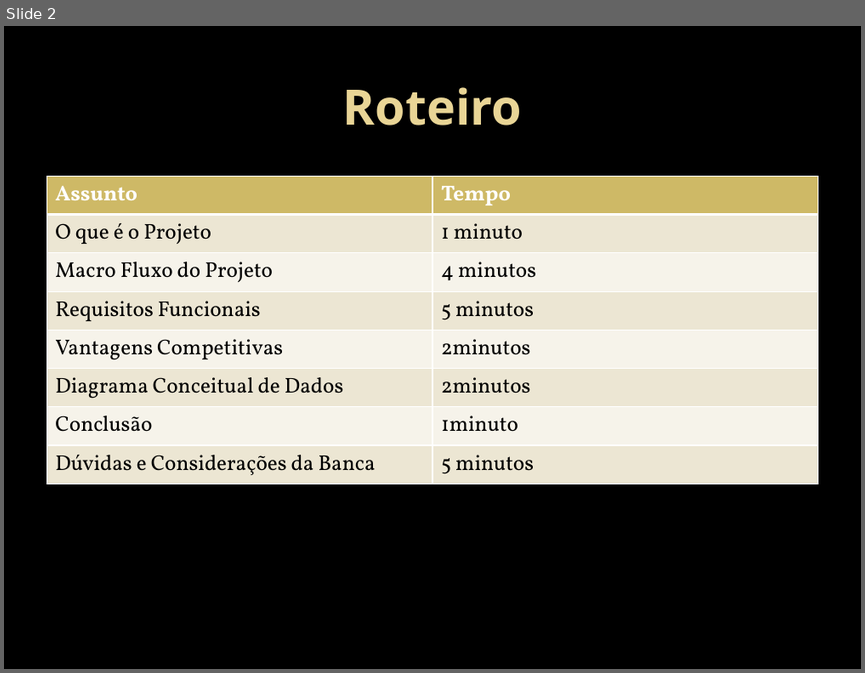
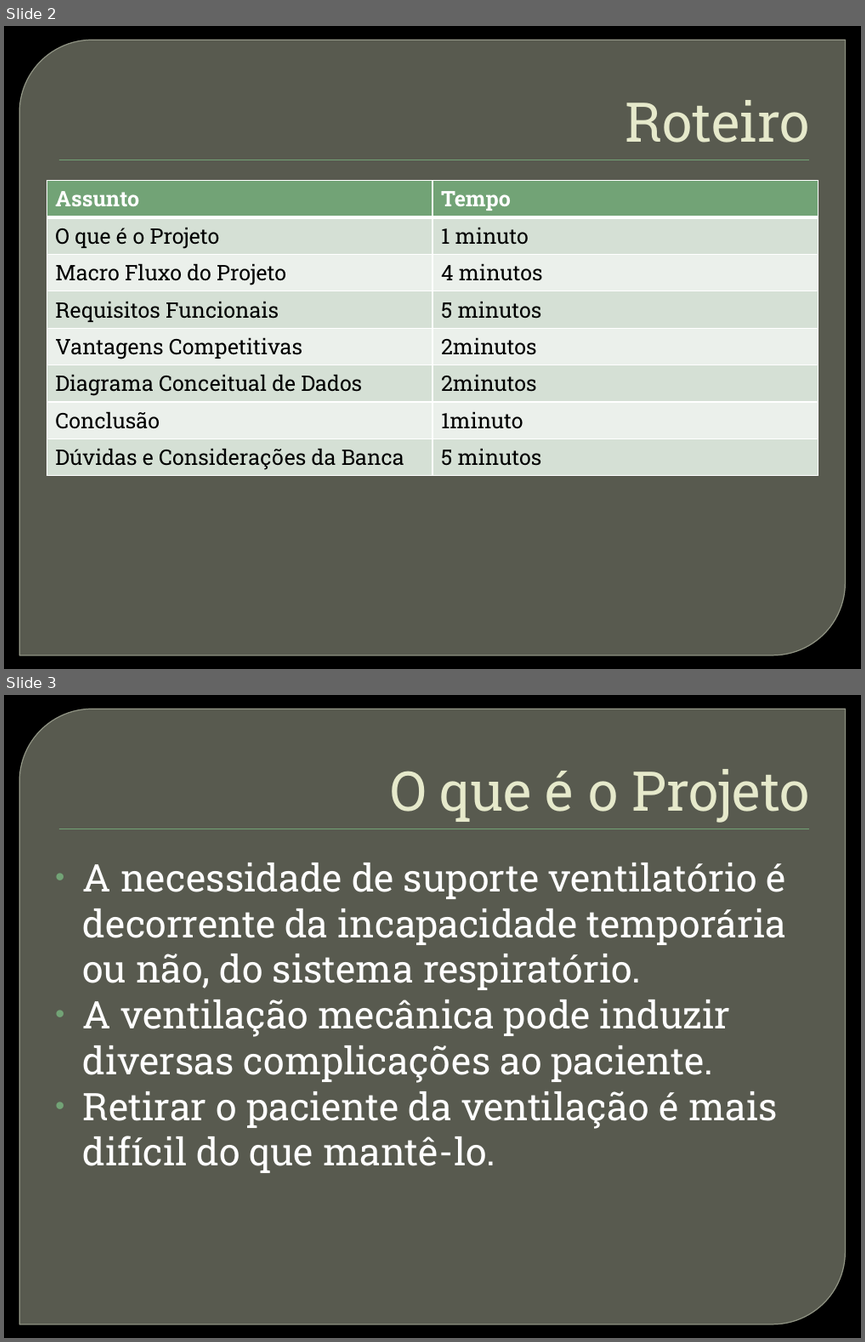
Before and after one commit to HamiltonSantos/FisioDiag, a slide deck: Proposta/ApresentacaoProposta.pptx. Shown one above the other, each under a label of ours: slide 2 before the commit, slides 2 and 3 after it. The pictures are 865x673 and 865x1342 pixels, drawn with LibreOffice and Linux fonts; fonts in the diff are those of the drawing; background and template pictures are left out. Boxes give left, top, right and bottom in pixels: in the first picture for what was removed or moved away, otherwise in the second. Text is boxed around its words. In the diff, an @@ line names an element or a change of style, - is before the commit and + after.

```diff
--- a/Proposta/ApresentacaoProposta.pptx
+++ b/Proposta/ApresentacaoProposta.pptx
@@ slide 3 added at <box>4,695,861,1338</box>, background picture (left out); not listed: 2 template elements that a slide beside it also shows @@
@@ title added at <box>390,769,809,823</box>, 46 pt, text #E7EACB @@
+O que é o Projeto
@@ text added at <box>83,862,787,1173</box>, 32 pt, text #FFFFFF @@
+• A necessidade de suporte ventilatório é decorrente da incapacidade temporária ou não, do sistema respiratório.
+• A ventilação mecânica pode induzir diversas complicações ao paciente.
+• Retirar o paciente da ventilação é mais difícil do que mantê-lo.
@@ slide 2 changed as well @@
@@ round diag rect added at <box>19,40,846,655</box>, fill #888B7B at 65% opacity, outline #9DA090 0.87 pt @@
@@ title "Roteiro" at <box>625,100,810,142</box>: size 41 to 46 pt, font Noto Sans to Roboto Slab, text colour gradient #EAD696 to #E7D081 to #E7EACB, bold off; alignment centre to right; indent changed; vertical alignment middle to bottom @@
@@ rectangle added at <box>59,159,809,160</box>, fill #72A376 @@
@@ table at <box>46,180,818,473</box> @@
@@ fill #CEB966 to #72A376 in row 1 @@
@@ fill #EDE6D3 to #D5E0D6 in 8 cells @@
@@ fill #F6F3EA to #EBF0EC in 6 cells @@
@@ font Vollkorn to Roboto Slab @@
@@ table: place and size @@
-table at <box>46,176,818,478</box>
+table at <box>46,180,818,473</box>
```
Also in this commit, not shown: 5 other slides changed, 6 other slides added, 2 slides removed, 2 other files.
